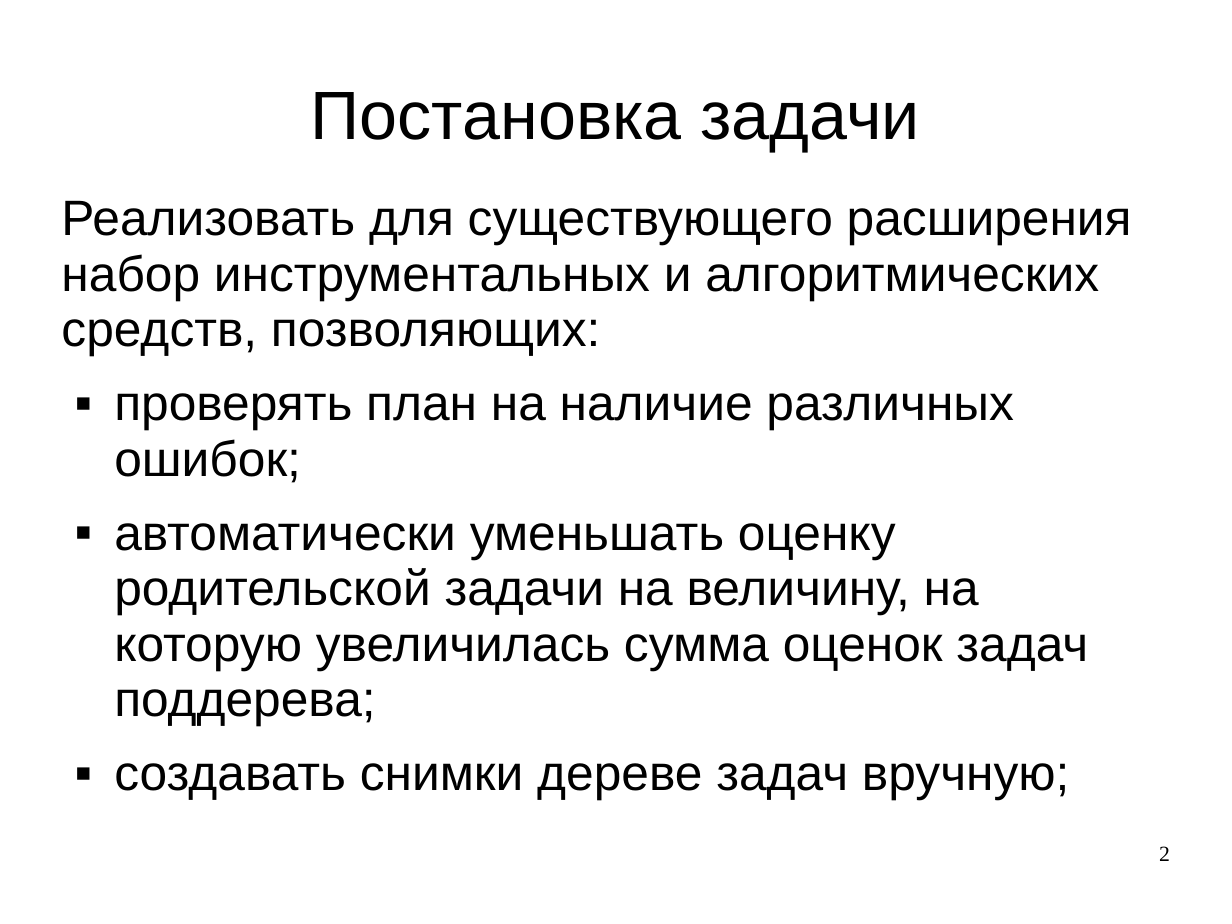
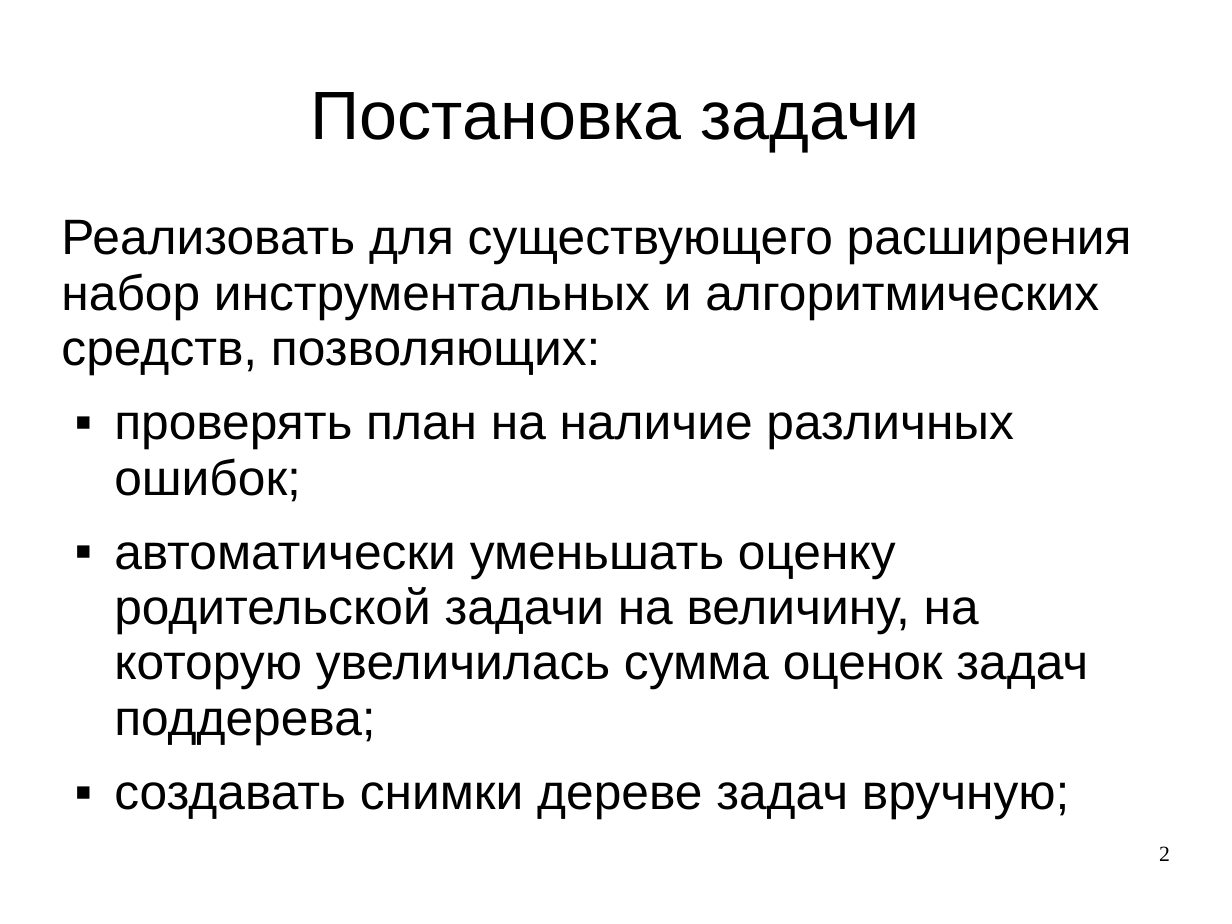
Before and after one commit to LilyTs/Diplom, a slide deck: slide 2 of Цаплина_(Дипломная).ppt. Drawn at 1232x924 pixels with LibreOffice and Linux fonts; fonts in the diff are those of the drawing. Boxes give left, top, right and bottom in pixels: in the first picture for what was removed or moved away, otherwise in the second. Text is boxed around its words. In the diff, an @@ line names an element or a change of style, - is before the commit and + after.

```diff
--- a/Цаплина_(Дипломная).ppt
+++ b/Цаплина_(Дипломная).ppt
@@ text "Реализовать для существующего расширения набор ...": place and size @@
-text "Реализовать для существующего расширения набор ..." at [61, 200, 1132, 800]
+text "Реализовать для существующего расширения набор ..." at [61, 219, 1132, 819]
```
Also in this commit, not shown: 8 other slides changed, 19 slides added, 5 slides removed, 3 other files.
